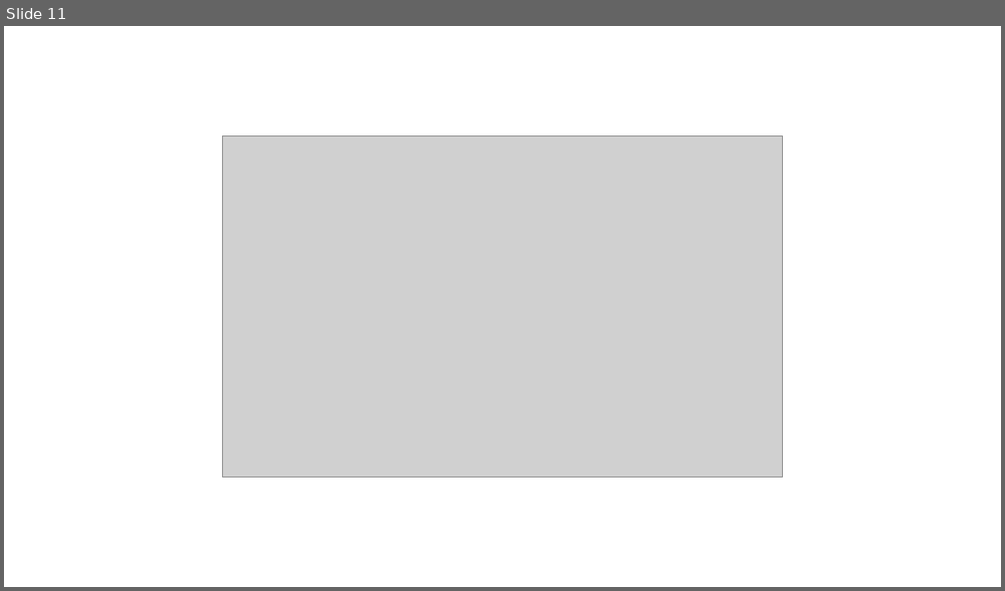
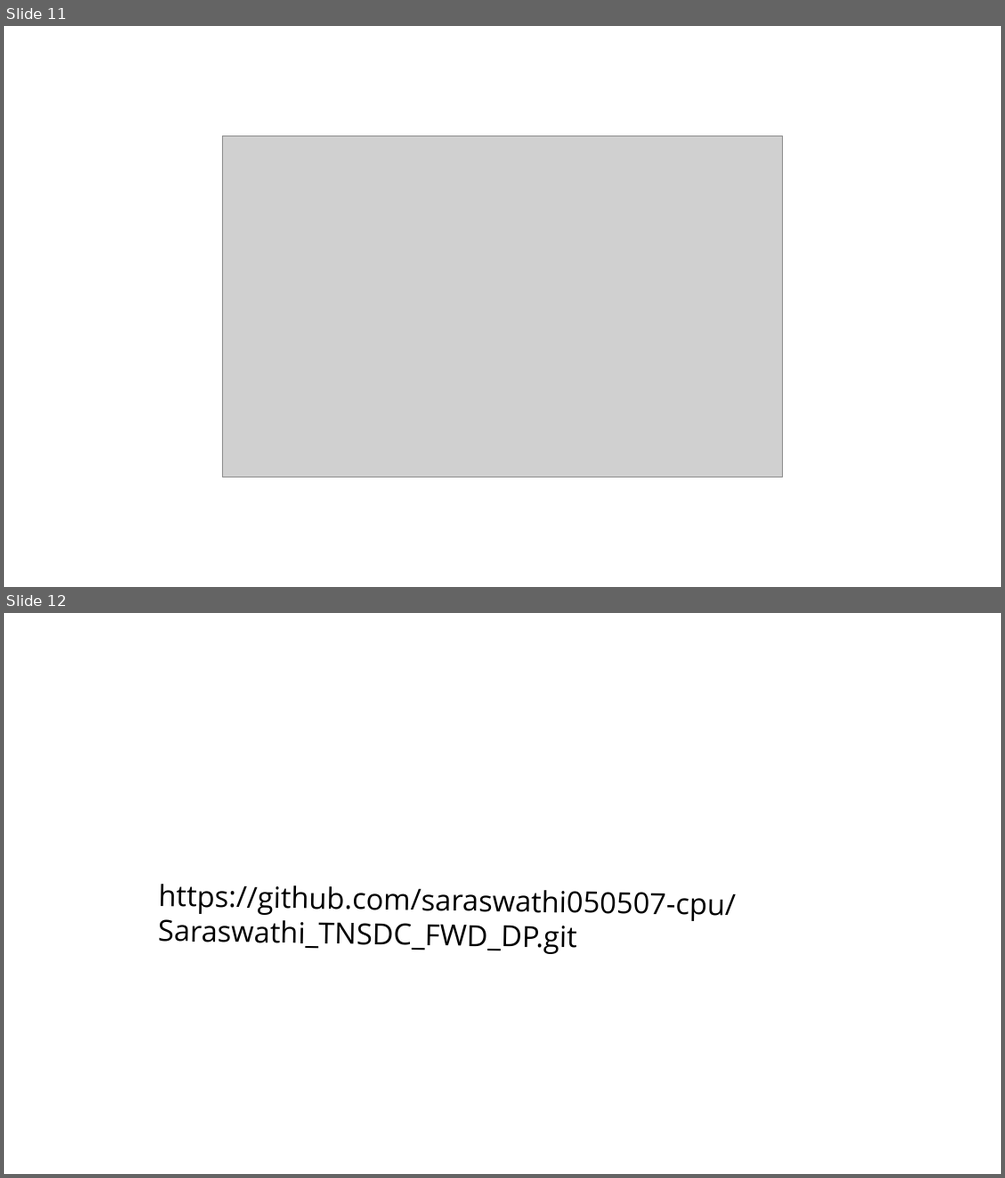
Before and after one commit to saraswathi050507-cpu/Saraswathi_TNSDC_FWD_DP, a slide deck: f8471f97-7d0d-4258-bee4-55010286f50f-1.pptx. Shown one above the other, each under a label of ours: slide 11 before the commit, slides 11 and 12 after it. The pictures are 1005x591 and 1005x1178 pixels, drawn with LibreOffice and Linux fonts; fonts in the diff are those of the drawing; grey boxes stand for pictures; background and template pictures are left out. Boxes give left, top, right and bottom in pixels: in the first picture for what was removed or moved away, otherwise in the second. Text is boxed around its words. In the diff, an @@ line names an element or a change of style, - is before the commit and + after.

```diff
--- a/f8471f97-7d0d-4258-bee4-55010286f50f-1.pptx
+++ b/f8471f97-7d0d-4258-bee4-55010286f50f-1.pptx
@@ slide 12 added at (x1=4, y1=613, x2=1001, y2=1174), background picture (left out) @@
@@ text added at (x1=158, y1=884, x2=735, y2=954), 28 pt, text #000000 @@
+https://github.com/saraswathi050507-cpu/Saraswathi_TNSDC_FWD_DP.git
```
Also in this commit, not shown: 1 other slide added, 1 slide removed.
